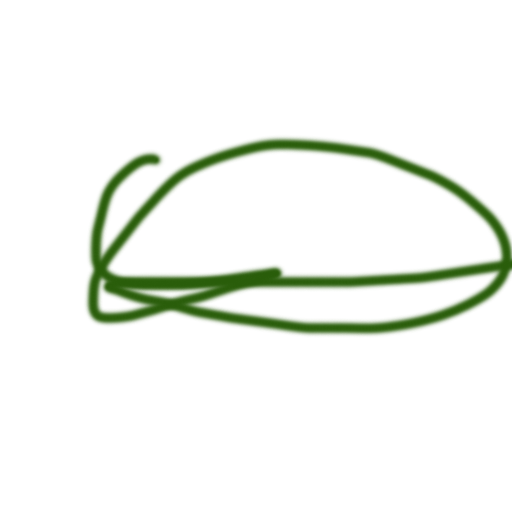
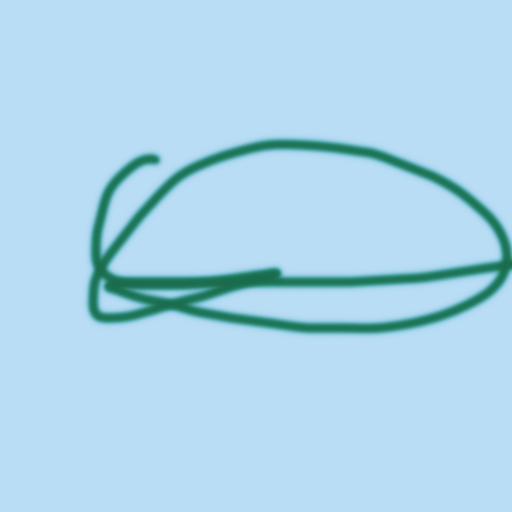
Before/after of a 512 × 512 layered artwork. What changed in the layer stack:
added layer "Layer 0 copy" (overlay) above "Layer 1" over bbox(0, 0, 512, 512)
added layer "Layer 1" above "Layer 0" over bbox(0, 0, 512, 512)
added layer "Layer 0" over bbox(0, 0, 512, 512)
